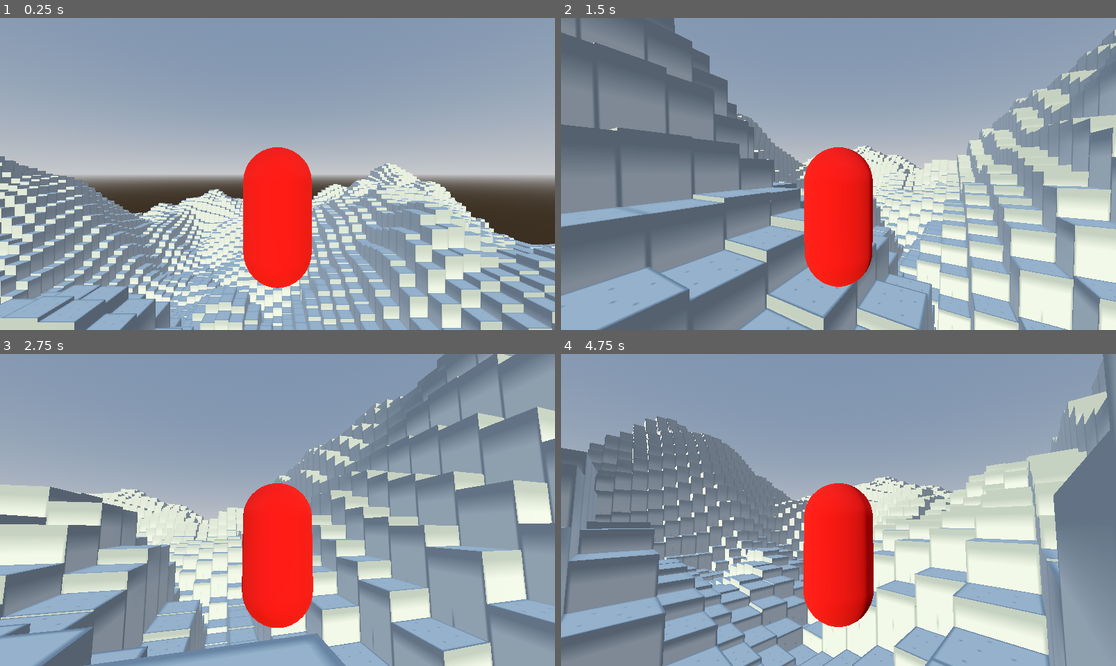
Above: before the commit, frames 1-4 (two rows, left to right).
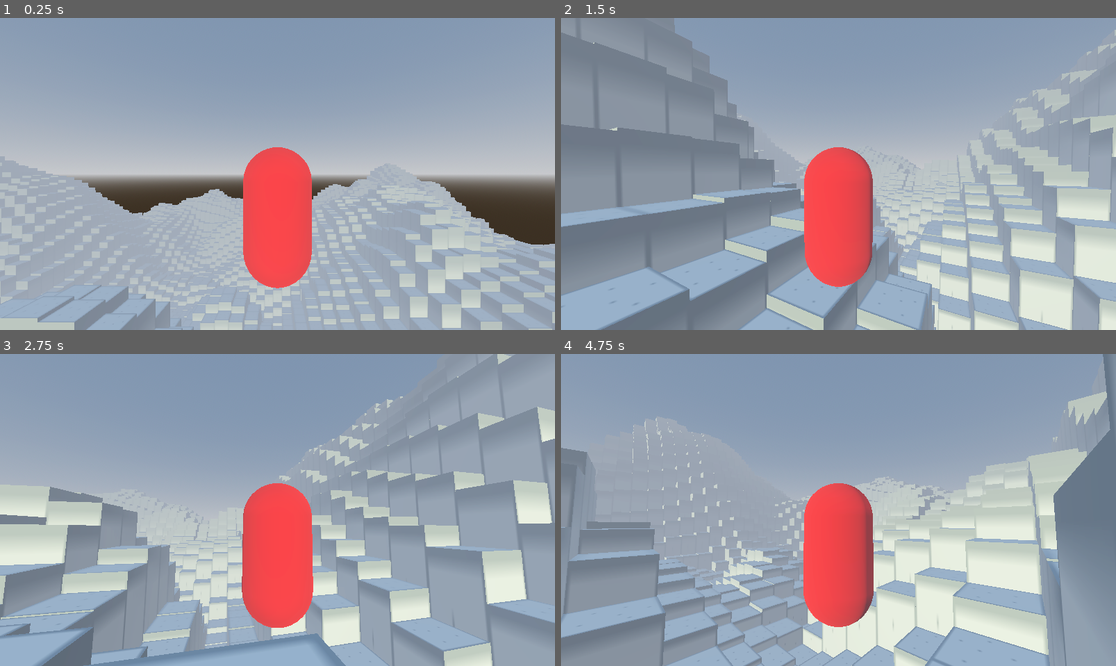
Above: after the commit, the same moments.

Repository: AkivaNugent/CSI-280_PROJECT-OCTOPUS
Game: Godot game, scene res://node_3d.tscn
Same seed, same stepped clock (60 frames per second), same inputs: the game is played once before the commit and once after it.
Inputs (mouse positions are in pixels of both pictures, inside the frame that each line leads up to):
- Up to frame 1 (0.25 s): no input
- Up to frame 2 (1.5 s): tap Enter (ui_accept) at 0.5, 0.77 s; move the mouse to (866, 174) at 0.52 s; hold W (up) from 0.53 s (still down); move the mouse to (810, 174) at 1.27 s
- Up to frame 3 (2.75 s): keep holding W (up); tap Enter (ui_accept) at 1.52 s; move the mouse to (288, 503) at 2.02 s
- Up to frame 4 (4.75 s): keep holding W (up); move the mouse to (832, 516) at 2.77 s; tap Enter (ui_accept) at 3.02, 3.77, 4.52 s; move the mouse to (877, 513) at 3.52 s; move the mouse to (794, 506) at 4.27 s

The runs differ from the first frame. In frame 1, 27% of the frame differs, in the area x 0-100%, y 41-100%; in frame 2, 19%; in frame 3, 17%; in frame 4, 22%.

Commit message:
Added some fog to hide how small the map is.

Diff:
--- a/project_octopus/node_3d.tscn
+++ b/project_octopus/node_3d.tscn
@@ -15,6 +15,8 @@
 sky = SubResource("Sky_wrnn1")
 tonemap_mode = 2
 glow_enabled = true
+fog_enabled = true
+fog_density = 0.05
 
 [sub_resource type="CapsuleMesh" id="CapsuleMesh_kkt4v"]
 
--- a/project_octopus/worldrenderer.gd
+++ b/project_octopus/worldrenderer.gd
@@ -8,6 +8,7 @@
 	var noisegen = FastNoiseLite.new()
 	noisegen.seed = randi()
 	var tileScene = load("res://tile.tscn")
+	# Build tiles in a grid
 	for x in range(GRID_SIZE):
 		for z in range(GRID_SIZE):
 			var newTile = tileScene.instantiate()
